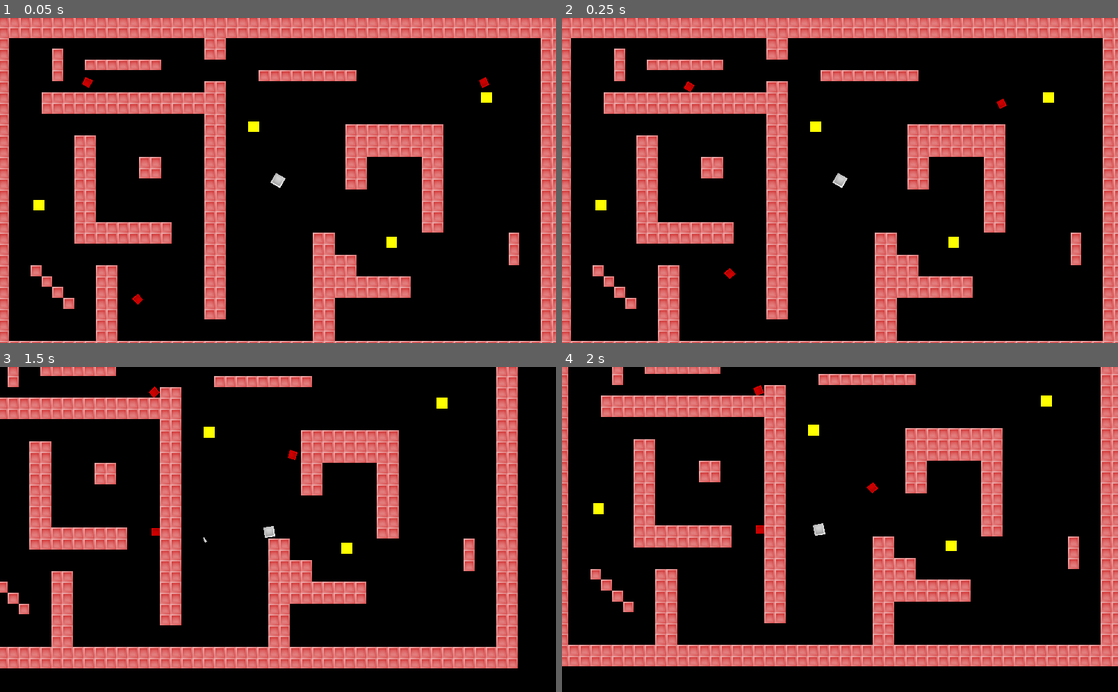
Above: before the commit, frames 1-4 (two rows, left to right).
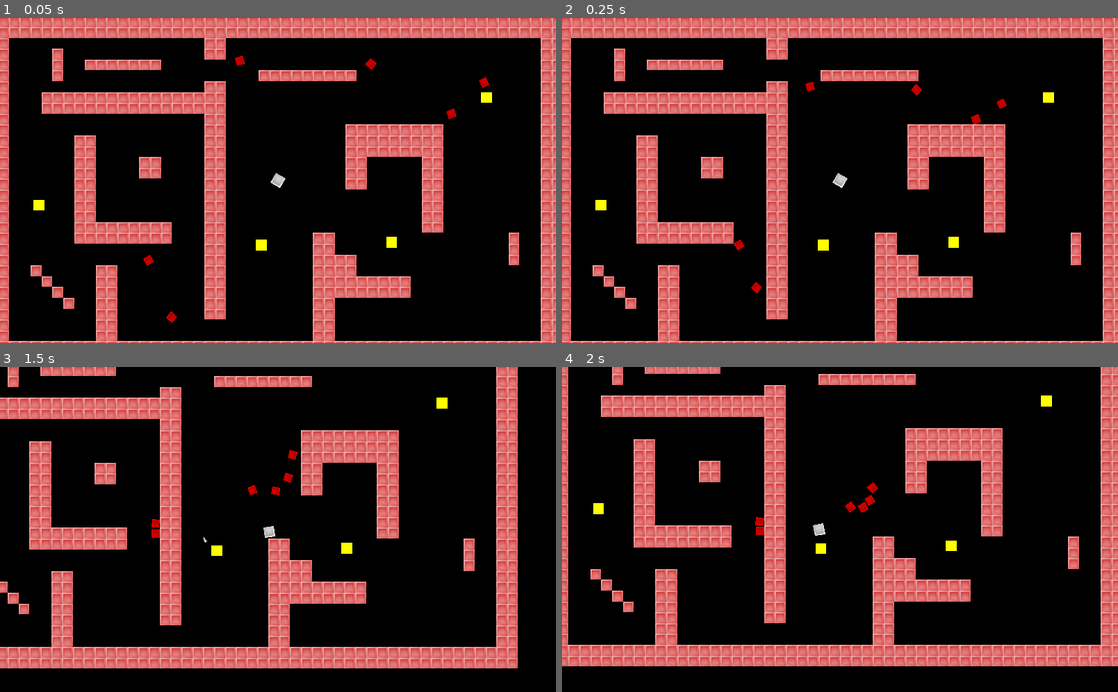
Above: after the commit, the same moments.

Repository: kawzar/pv3-actividad-2
Game: Godot game, scene res://main.tscn
Same seed, same stepped clock (60 frames per second), same inputs: the game is played once before the commit and once after it.
Inputs (mouse positions are in pixels of both pictures, inside the frame that each line leads up to):
- Up to frame 1 (0.05 s): no input
- Up to frame 2 (0.25 s): no input
- Up to frame 3 (1.5 s): move the mouse to (400, 513) at 0.52 s; hold Right (move_right) 0.53-1.28 s; hold Down (move_bottom) 0.53-1.28 s; move the mouse to (166, 545) at 1.27 s; hold Left (move_left) from 1.28 s (still down); click (166, 545) at 1.35 s
- Up to frame 4 (2 s): keep holding Left (move_left)

The runs differ from the first frame. In frame 1, 0.4% of the frame differs, in the area x 14-83%, y 11-94%; in frame 2, 0.4%; in frame 3, 0.3%; in frame 4, 0.3%.

Commit message:
Update main.tscn

Diff:
--- a/main.tscn
+++ b/main.tscn
@@ -50,6 +50,7 @@
 smoothing_enabled = true
 
 [node name="Obstacle" parent="." instance=ExtResource( 6 )]
+position = Vector2( 84, 338 )
 
 [node name="Obstacle2" parent="." instance=ExtResource( 6 )]
 position = Vector2( 276, 334 )
@@ -64,12 +65,21 @@
 script = ExtResource( 7 )
 
 [node name="Enemy" parent="EnemiesManager" instance=ExtResource( 3 )]
-position = Vector2( -190, 89 )
+position = Vector2( 254, 60 )
+
+[node name="Enemy5" parent="EnemiesManager" instance=ExtResource( 3 )]
+position = Vector2( 49, 55 )
+
+[node name="Enemy6" parent="EnemiesManager" instance=ExtResource( 3 )]
+position = Vector2( -58, 457 )
 
 [node name="Enemy3" parent="EnemiesManager" instance=ExtResource( 3 )]
-position = Vector2( -111, 429 )
+position = Vector2( -94, 368 )
 
 [node name="Enemy2" parent="EnemiesManager" instance=ExtResource( 3 )]
 position = Vector2( 431, 89 )
 
+[node name="Enemy4" parent="EnemiesManager" instance=ExtResource( 3 )]
+position = Vector2( 380, 138 )
+
 [connection signal="body_entered" from="player/Area2D" to="player" method="_on_Area2D_body_entered"]
